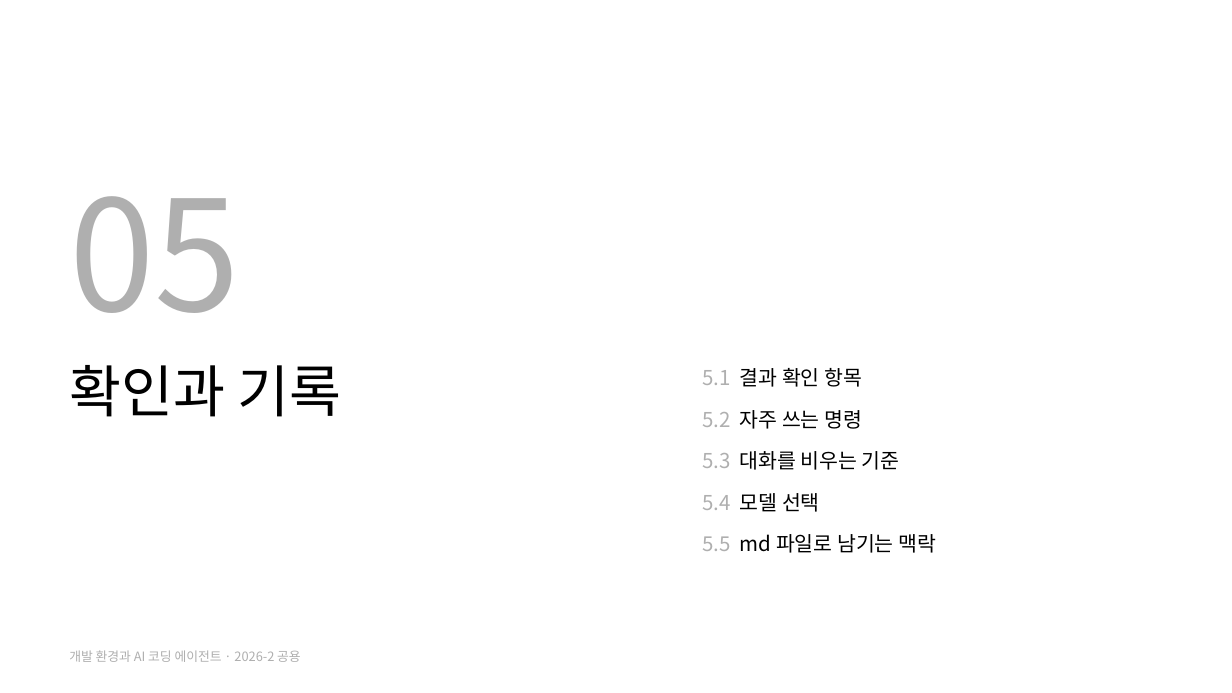
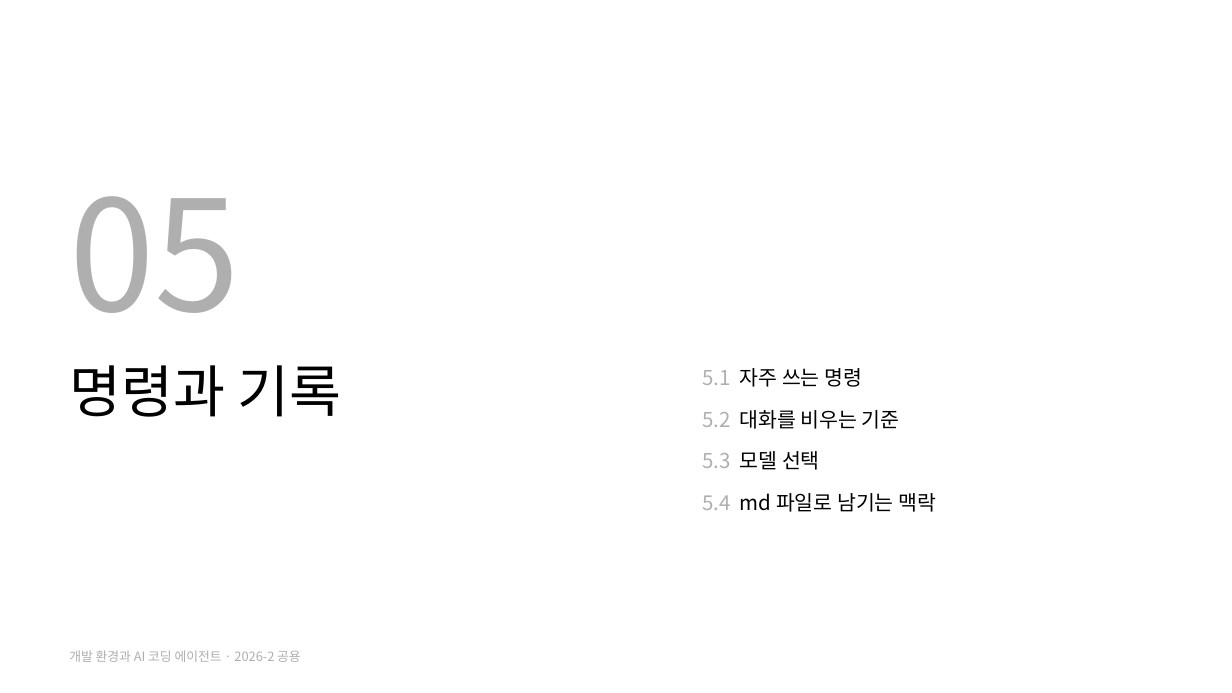
Before and after one commit to jihoyeo/ai-mobility, a slide deck: slide 24 of slides/common/dev_env.pptx (slide 23 before the commit). Drawn at 1232x693 pixels with LibreOffice and Linux fonts; fonts in the diff are those of the drawing. Boxes give left, top, right and bottom in pixels: in the first picture for what was removed or moved away, otherwise in the second. Text is boxed around its words. In the diff, an @@ line names an element or a change of style, - is before the commit and + after.

```diff
--- a/slides/common/dev_env.pptx
+++ b/slides/common/dev_env.pptx
@@ title at (69,365,342,417): text changed @@
-확인과 기록
+명령과 기록
@@ text at (702,368,936,512): text changed @@
-5.1 결과 확인 항목
-5.2 자주 쓰는 명령
-5.3 대화를 비우는 기준
-5.4 모델 선택
-5.5 md 파일로 남기는 맥락
+5.1 자주 쓰는 명령
+5.2 대화를 비우는 기준
+5.3 모델 선택
+5.4 md 파일로 남기는 맥락
```
Also in this commit, not shown: 15 other slides changed, 1 slide added, 1 slide removed, 2 other files.
